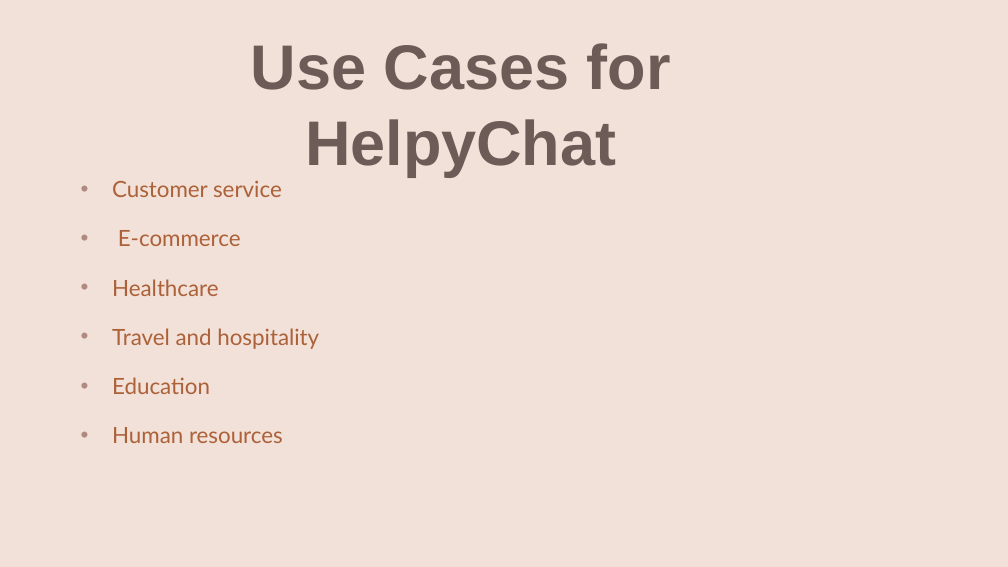
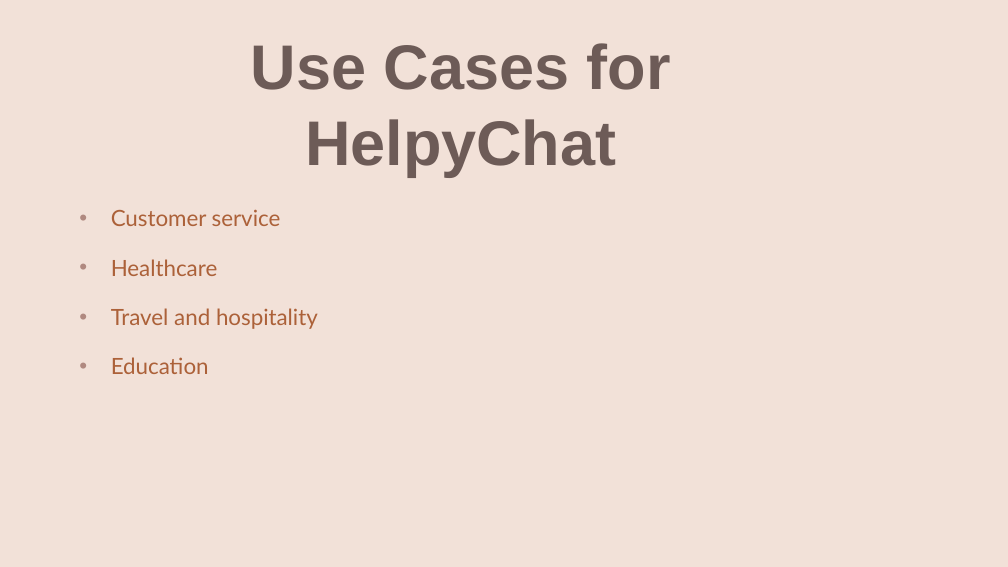
Before and after one commit to luckyverma09/HelpyChatProject, a slide deck: slide 10 of HelpyChat.pptx. Drawn at 1008x567 pixels with LibreOffice and Linux fonts; fonts in the diff are those of the drawing; background and template pictures are left out. Boxes give left, top, right and bottom in pixels: in the first picture for what was removed or moved away, otherwise in the second. Text is boxed around its words. In the diff, an @@ line names an element or a change of style, - is before the commit and + after.

```diff
--- a/HelpyChat.pptx
+++ b/HelpyChat.pptx
@@ subtitle "Customer service": place and size @@
-subtitle "Customer service" at [112, 180, 319, 443]
+subtitle "Customer service" at [111, 209, 318, 374]
@@ subtitle at [118, 230, 241, 246]: paragraph removed @@
-• E-commerce
@@ subtitle at [112, 427, 283, 443]: paragraph removed @@
-• Human resources
```
Also in this commit, not shown: 4 other slides changed, 5 other files.
